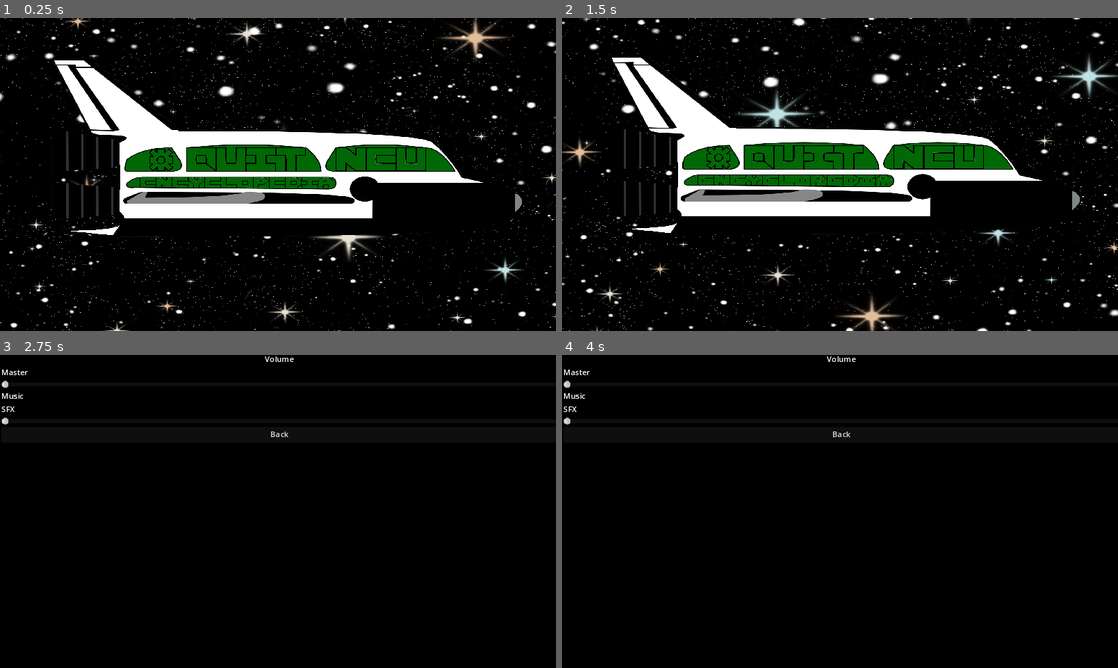
Above: before the commit, frames 1-4 (two rows, left to right).
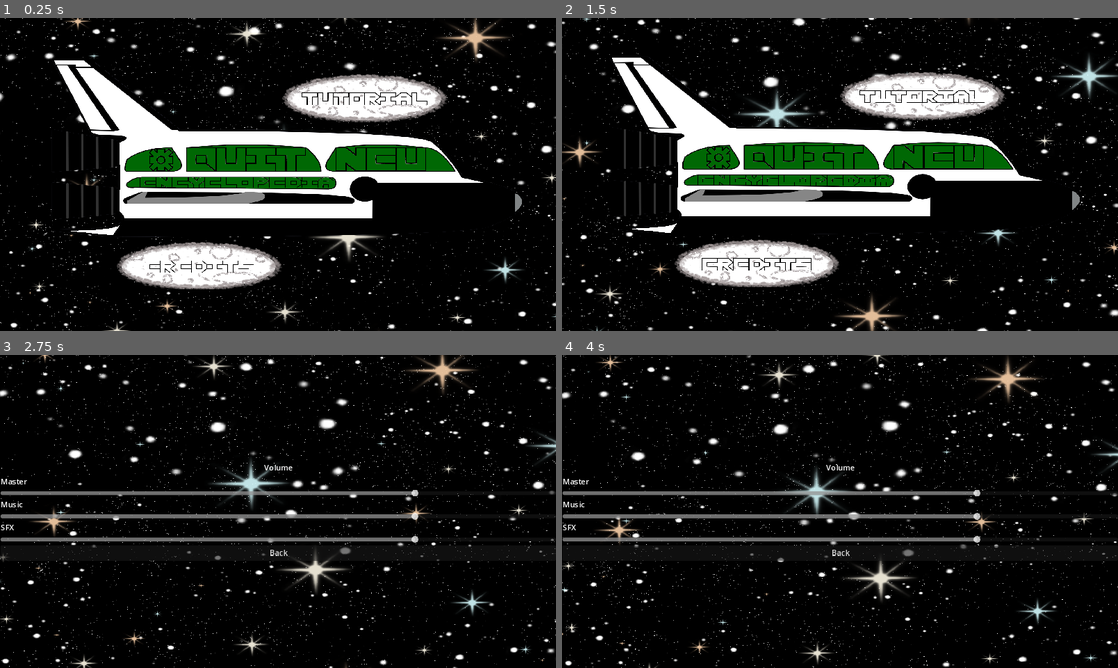
Above: after the commit, the same moments.

Repository: MissionToPsyche-Iridium/iridium_21q_web_game-csu
Game: Godot game, scene res://Menus/menus.tscn
Two runs of this game, one before a commit and one after it. Both use one fixed random seed, a clock stepped at 60 frames per second and the inputs below.
Inputs (mouse positions are in pixels of both pictures, inside the frame that each line leads up to):
- Up to frame 1 (0.25 s): no input
- Up to frame 2 (1.5 s): click "Encyclopedia" at 0.5 s; click "Back" at 1.25 s
- Up to frame 3 (2.75 s): click "Settings" at 2 s
- Up to frame 4 (4 s): tap Enter at 2.75 s; move the mouse to (962, 495) at 2.77 s; hold D (right) 2.78-3.53 s; tap Space (Leave) at 2.85, 3.5, 3.6 s; move the mouse to (728, 527) at 3.52 s; hold S (down) from 3.53 s (still down)

The runs differ from the first frame. In frame 1, 6.8% of the frame differs, in the area x 21-81%, y 18-87%; in frame 2, 6.8%; in frame 3, 9.1%, in the area x 0-100%, y 0-100%; in frame 4, 9.0%.

Commit message:
Finishing Touches
- Fixed multiple grammatical + spelling errors.
- Added sprites to multiple items.
- Options menu now functioning as intended.
- Added tutorial and credits functionality.

Diff:
--- /dev/null
+++ b/Assets/items/Passive/CarbonFiberTubing.gd
@@ -0,0 +1,14 @@
+class_name CarbonFiberTubing
+extends Item
+
+func _init() -> void:
+	name = "Carbon Fiber Tubing"
+	tooltip = "Advanced carbon fiber tubing makes moving ore a breeze."
+	effecttext = ["[color=green]+30%[/color] tube speed"]
+	rarity = 2
+	sprite = preload("res://Assets/items/images/CarbonFiberTubing.png")
+	maxstacks = -1
+	price = 15
+
+func on_get():
+	Dronestats.tubespeed -= (Dronestats.b_tubespeed * 0.3)
--- /dev/null
+++ b/Assets/items/Passive/ExtraArm.gd
@@ -0,0 +1,14 @@
+class_name ExtraArm
+extends Item
+
+func _init() -> void:
+	name = "Extra Arm"
+	tooltip = "Armed and dangerous."
+	effecttext = ["[wave amp=50 freq=5 connected=1][color=#2d00e5]1/2[/color][/wave] grabber cooldown"]
+	rarity = 1
+	sprite = preload("res://Assets/items/images/ExtraArm.png")
+	maxstacks = -1
+	price = 5
+
+func on_get():
+	Dronestats.grabbercooldown = Dronestats.grabbercooldown/2
--- /dev/null
+++ b/Assets/items/Passive/FourLeafClover.gd
@@ -0,0 +1,14 @@
+class_name FourLeafClover
+extends Item
+
+func _init() -> void:
+	name = "Four Leaf Clover"
+	tooltip = "A leaf's worth of luck"
+	effecttext = ["[wave amp=50 freq=5 connected=1][color=#2d00e5]x4[/color][/wave] current luck"]
+	rarity = 3
+	sprite = preload("res://Assets/items/images/FourLeafClover.png")
+	maxstacks = 1
+	price = 20
+
+func on_get():
+	Dronestats.droneluck += Dronestats.droneluck
--- /dev/null
+++ b/Assets/items/Passive/UltraHand.gd
@@ -0,0 +1,14 @@
+class_name UltraHand
+extends Item
+
+func _init() -> void:
+	name = "Ultra Hand"
+	tooltip = "Reach Extender!"
+	effecttext = ["[wave amp=50 freq=5 connected=1][color=#2d00e5]x2[/color][/wave] grabber range"]
+	rarity = 1
+	price = 5
+	sprite = preload("res://Assets/items/images/Ultrahand.png")
+	maxstacks = 1
+
+func on_get(): #On buying.
+	Dronestats.grabberrange += Dronestats.grabberrange
--- a/Assets/items/base/itemdict.gd
+++ b/Assets/items/base/itemdict.gd
@@ -15,10 +15,13 @@
 	passives.append(Clipboard.new())
 	passives.append(Bowl.new())
 	passives.append(Diamond.new())
-
 	passives.append(Neptune.new())
 	passives.append(Pluto.new())
 	passives.append(Mercury.new())
+	passives.append(FourLeafClover.new())
+	passives.append(UltraHand.new())
+	passives.append(ExtraArm.new())
+	passives.append(CarbonFiberTubing.new())
 
 func get_item(index: int) -> Item:
 	var item: Item = passives[0] #If something goes very wrong with the code, lucky egg is used to stop errors.
--- a/Menus/Encyclopedia/encydict.gd
+++ b/Menus/Encyclopedia/encydict.gd
@@ -3,18 +3,18 @@
 
 #Contains information on each ore
 @export var oreInfo = {
-	"Cinnabar": "Composition:\nHgS\n\nDescription:\nMercuric Sulfide, commonly reffered to as Cinnabar, is know for its reddish color. The mineral is often used as a pigemnt as well as medicinal uses though it has seen a decline in those uses due to its toxicity. Cinnabar is the most common ore containing Mercury and is used to extract the metal.\n\nSource:\n",
-	"Cobalt":	"Symbol:\nCo\n\nAtomic Number:\n27\n\nAtomic Mass:\n58.933u\n\nDescription:\nCobalt is a hard silvery-white metal that ofte …(377 unchanged characters)…
-	"Copper":	"Symbol:\nCu\n\nAtomic Number:\n29\n\nAtomic Mass:\n63.546u\n\nDescription:\nCopper is reddish and takes on a bright metall …(351 unchanged characters)…
-	"Iron":		"Symbol:\nFe\n\nAtomic Number:\n26\n\nAtomic Mass:\n55.845u\n\nDescription:\nIron is a hard, brittle, pure metal used to  …(465 unchanged characters)…
-	"Gold":		"Symbol:\nAu\n\nAtomic Number:\n79\n\nAtomic Mass:\n196.97u\n\nDescription:\nGold, when divided will often take on a blakc, ruby, or pruple color, but when in a large enough ma …(485 unchanged characters)…
+	"Cinnabar": "Composition:\nHgS\n\nDescription:\nMercuric Sulfide, commonly reffered to as Cinnabar, is known for its reddish color. The mineral is often used as a pigemnt as well as medicinal uses, though it has seen a decline in those uses due to its toxicity. Cinnabar is the most common ore containing Mercury and is used to extract the metal. It is commonly encountered with pyrite, marcasite, and stibnite in veins near recent volcanic rocks and in hot-springs deposits. Metacinnabar, the isometric (cubic) form of cinnabar, transforms to cinnabar upon heating to 400°–550° C (750°–1,020° F).\n\nSource:\nThe Editors of Encyclopaedia Britannica (2025, March 12). cinnabar. Encyclopedia Britannica. https://www.britannica.com/science/cinnabar",
+	"Cobalt":	"Symbol:\nCo\n\nAtomic Number:\n27\n\nAtomic Mass:\n58.933u\n\nDescription:\nCobalt, is a hard silvery-white metal that ofte …(377 unchanged characters)…
+	"Copper":	"Symbol:\nCu\n\nAtomic Number:\n29\n\nAtomic Mass:\n63.546u\n\nDescription:\nCopper, is reddish and takes on a bright metall …(351 unchanged characters)…
+	"Iron":		"Symbol:\nFe\n\nAtomic Number:\n26\n\nAtomic Mass:\n55.845u\n\nDescription:\nIron, is a hard, brittle, pure metal used to  …(465 unchanged characters)…
+	"Gold":		"Symbol:\nAu\n\nAtomic Number:\n79\n\nAtomic Mass:\n196.97u\n\nDescription:\nGold, when divided, will often take on a black, ruby, or purple color, but when in a large enough ma …(485 unchanged characters)…
 }
 
 #Contains information each stat
 @export var	statInfo = {
 	"Grabber Cooldown": "Description:\nNumber of frames inbetween grabs.",
 	"Grabber Speed": "Description:\nHow fast the grabber moves when grabbing something.",
-	"Grabber Range": "Description:\nHow big the radius for the grbaber is.",
+	"Grabber Range": "Description:\nHow big the radius for the grabber is.",
 	"Drill Speed": "Description:\nDamage dealt to block every second.",
 	"Drill Power": "Description:\nHow effected a drill is by harder blocks.",
 	"Drone Speed": "Description:\nHow fast the drone moves.",
--- a/Menus/MenuScripts/encyclopedia.gd
+++ b/Menus/MenuScripts/encyclopedia.gd
@@ -170,6 +170,6 @@
 
 #Returns to title screen#
 func _on_back_pressed() -> void:
-	get_node("../ParallaxBackground").visible = true
-	get_node("../Title").visible = true
-	get_node("../Encyclopedia").visible = false
+	$"../ParallaxBackground".get_node("Shuttle").visible = true
+	$"../Title".visible = true
+	$".".visible = false
--- a/Menus/MenuScripts/options.gd
+++ b/Menus/MenuScripts/options.gd
@@ -8,6 +8,6 @@
 
 #Returns to title screen
 func _on_back_pressed() -> void:
-	get_node("../ParallaxBackground").visible = true
-	get_node("../Title").visible = true
-	get_node("../Options").visible = false
+	$"../ParallaxBackground".get_node("Shuttle").visible = true
+	$"../Title".visible = true
+	$".".visible = false
--- a/Menus/MenuScripts/title.gd
+++ b/Menus/MenuScripts/title.gd
@@ -6,18 +6,21 @@
 func _on_start_pressed() -> void:
 	Gamemaster.leave_title()
 
+#Starts tutorial
+func _on_tutorial_pressed() -> void:
+	Gamemaster.enter_tutorial()
+
 #Opens encyclopedia screen
 func _on_encyclopedia_pressed() -> void:
-	get_node("../Encyclopedia").visible = true
-	get_node("../ParallaxBackground").visible = false
-	get_node("../Title").visible = false
-
+	$"../Encyclopedia".visible = true
+	$"../ParallaxBackground".get_node("Shuttle").visible = false
+	$".".visible = false
 
 #Opens options menu
 func _on_options_pressed() -> void:
-	get_node("../Options").visible = true
-	get_node("../ParallaxBackground").visible = false
-	get_node("../Title").visible = false
+	$"../Options".visible = true
+	$"../ParallaxBackground".get_node("Shuttle").visible = false
+	$".".visible = false
 
 #Quits game
 func _on_quit_pressed() -> void:
@@ -51,3 +54,10 @@
 	get_node("../ParallaxBackground/Shuttle/Ship/Hover Settings").z_index = 1
 func _on_settings_mouse_exited() -> void:
 	get_node("../ParallaxBackground/Shuttle/Ship/Hover Settings").z_index = -1
+
+#Hovering over CREDITS
+func _on_credits_mouse_entered() -> void:
+	$"../TextEdit".visible = true
+
+func _on_credits_mouse_exited() -> void:
+	$"../TextEdit".visible = false
--- a/Menus/Options/options.tscn
+++ b/Menus/Options/options.tscn
@@ -14,18 +14,21 @@
 
 [node name="Options" type="MarginContainer" parent="."]
 layout_mode = 1
-anchors_preset = 15
-anchor_right = 1.0
-anchor_bottom = 1.0
-offset_left = -573.0
-offset_top = -327.0
-offset_right = 578.0
-offset_bottom = 324.0
+anchors_preset = 8
+anchor_left = 0.5
+anchor_top = 0.5
+anchor_right = 0.5
+anchor_bottom = 0.5
+offset_left = -575.5
+offset_top = -325.5
+offset_right = 575.5
+offset_bottom = 325.5
 grow_horizontal = 2
 grow_vertical = 2
 
 [node name="Content" type="VBoxContainer" parent="Options"]
 layout_mode = 2
+size_flags_vertical = 4
 
 [node name="Volume" type="Label" parent="Options/Content"]
 layout_mode = 2
@@ -45,27 +48,29 @@
 max_value = 1.0
 step = 0.001
 script = ExtResource("2_n1jod")
+bus_name = "Master"
 
 [node name="Music_Label" type="Label" parent="Options/Content/Volume_Settings"]
 layout_mode = 2
 text = "Music"
 
 [node name="Music" type="HSlider" parent="Options/Content/Volume_Settings"]
-visible = false
 layout_mode = 2
 max_value = 1.0
 step = 0.001
 script = ExtResource("2_n1jod")
+bus_name = "Music"
 
 [node name="SFX_Label" type="Label" parent="Options/Content/Volume_Settings"]
 layout_mode = 2
 text = "SFX"
 
-[node name="SFX" type="HSlider" parent="Options/Content"]
+[node name="SFX" type="HSlider" parent="Options/Content/Volume_Settings"]
 layout_mode = 2
 max_value = 1.0
 step = 0.001
 script = ExtResource("2_n1jod")
+bus_name = "SFX"
 
 [node name="Back" type="Button" parent="Options/Content"]
 layout_mode = 2
--- a/Menus/Options/volume_slider.gd
+++ b/Menus/Options/volume_slider.gd
@@ -6,7 +6,10 @@
 
 # Called when the node enters the scene tree for the first time.
 func _ready() -> void:
+	#bus_name = self.
 	bus_index = AudioServer.get_bus_index(bus_name)
+	value = .75
+	#AudioServer.set_bus_volume_db(bus_index,linear_to_db(.5))
 	value_changed.connect(_on_value_changed)
 	pass # Replace with function body.
 
--- a/Menus/Title/title.tscn
+++ b/Menus/Title/title.tscn
@@ -61,6 +61,24 @@
 offset_bottom = -14.0
 text = "Settings"
 
+[node name="Tutorial" type="Button" parent="MarginContainer/Control"]
+self_modulate = Color(1, 1, 1, 0)
+layout_mode = 0
+offset_left = -1.0
+offset_top = -215.0
+offset_right = 347.0
+offset_bottom = -109.0
+text = "Tutorial"
+
+[node name="Credits" type="Button" parent="MarginContainer/Control"]
+self_modulate = Color(1, 1, 1, 0)
+layout_mode = 0
+offset_left = -342.0
+offset_top = 127.0
+offset_right = 3.0
+offset_bottom = 237.0
+text = "Credits"
+
 [connection signal="mouse_entered" from="MarginContainer/Control/New" to="." method="_on_new_mouse_entered"]
 [connection signal="mouse_exited" from="MarginContainer/Control/New" to="." method="_on_new_mouse_exited"]
 [connection signal="pressed" from="MarginContainer/Control/New" to="." method="_on_start_pressed"]
@@ -73,3 +91,6 @@
 [connection signal="mouse_entered" from="MarginContainer/Control/Settings" to="." method="_on_settings_mouse_entered"]
 [connection signal="mouse_exited" from="MarginContainer/Control/Settings" to="." method="_on_settings_mouse_exited"]
 [connection signal="pressed" from="MarginContainer/Control/Settings" to="." method="_on_options_pressed"]
+[connection signal="pressed" from="MarginContainer/Control/Tutorial" to="." method="_on_tutorial_pressed"]
+[connection signal="mouse_entered" from="MarginContainer/Control/Credits" to="." method="_on_credits_mouse_entered"]
+[connection signal="mouse_exited" from="MarginContainer/Control/Credits" to="." method="_on_credits_mouse_exited"]
--- a/Menus/menus.gd
+++ b/Menus/menus.gd
@@ -5,4 +5,5 @@
 	$Title.visible = true
 	$Options.visible = false
 	$Encyclopedia.visible = false
+	$TextEdit.visible = false
 	pass
--- a/Menus/menus.tscn
+++ b/Menus/menus.tscn
@@ -23,3 +23,19 @@
 
 [node name="Encyclopedia" parent="." instance=ExtResource("5_i0x71")]
 show_behind_parent = true
+
+[node name="TextEdit" type="TextEdit" parent="."]
+layout_mode = 0
+offset_left = -480.0
+offset_top = -300.0
+offset_right = 502.0
+offset_bottom = 109.0
+text = "Disclaimer:	This work was created in partial fulfillment of Cleveland State University's Capstone Course CIS 493. The work is a result of the Psyche Student Collaborations component of NASA’s Psyche Mission (https://psyche.asu.edu). “Psyche: A Journey to a Metal World” [Contract number NNM16AA09C] is part of the NASA Discovery Program mission to solar system targets. Trade names and trademarks of ASU and NASA are used in this work for identification only. Their usage does not constitute an official endorsement, either expressed or implied, by Arizona State University or National Aeronautics and Space Administration. The content is solely the responsibility of the authors and does not necessarily represent the official views of ASU or NASA.
+
+Authors:
+	Imane Lamine (Project Lead)
+	Maxwell Wasserbauer
+	Michael Berkley
+	Hasn Hameed"
+wrap_mode = 1
+indent_wrapped_lines = true
--- a/Menus/parallax_background.tscn
+++ b/Menus/parallax_background.tscn
@@ -18,6 +18,8 @@
 [ext_resource type="Texture2D" uid="uid://2r6au0boorm1" path="res://Menus/Title/Hover SETTINGS.png" id="15_m6145"]
 [ext_resource type="Texture2D" uid="uid://bt07j4vajelww" path="res://Menus/Title/ENCYCLOPEDIA.png" id="16_jwfsi"]
 [ext_resource type="Texture2D" uid="uid://ci30d6qdymujo" path="res://Menus/Title/Hover ENCYCLOPEDIA.png" id="17_pquob"]
+[ext_resource type="Texture2D" uid="uid://5ipc34qkclv" path="res://Assets/Shuttle/TUTORIAL_ASTEROID.png" id="19_8x16o"]
+[ext_resource type="Texture2D" uid="uid://8rvt0or227xl" path="res://Assets/Shuttle/CREDITS_ASTEROID.png" id="20_iny5q"]
 
 [node name="ParallaxBackground" type="ParallaxBackground"]
 
@@ -103,3 +105,13 @@
 z_index = -1
 z_as_relative = false
 texture = ExtResource("17_pquob")
+
+[node name="TUTORIALAsteroid" type="Sprite2D" parent="Shuttle/Ship"]
+position = Vector2(247, -349)
+scale = Vector2(0.35, 0.35)
+texture = ExtResource("19_8x16o")
+
+[node name="CREDITSAsteroid" type="Sprite2D" parent="Shuttle/Ship"]
+position = Vector2(-197, 220)
+scale = Vector2(0.35, 0.35)
+texture = ExtResource("20_iny5q")
Binary file added: Assets/Shuttle/CREDITS_ASTEROID.png
Not shown, added: Assets/Shuttle/CREDITS_ASTEROID.png.import
Binary file added: Assets/Shuttle/TUTORIAL_ASTEROID.png
Not shown, added: Assets/Shuttle/TUTORIAL_ASTEROID.png.import
Binary file added: Assets/items/images/CarbonFiberTubing.png
Not shown, added: Assets/items/images/CarbonFiberTubing.png.import
Binary file added: Assets/items/images/ExtraArm.png
Not shown, added: Assets/items/images/ExtraArm.png.import
Binary file added: Assets/items/images/FourLeafClover.png
Not shown, added: Assets/items/images/FourLeafClover.png.import
Binary file added: Assets/items/images/Ultrahand.png
Not shown, added: Assets/items/images/Ultrahand.png.import
(and 2 more such lines)
